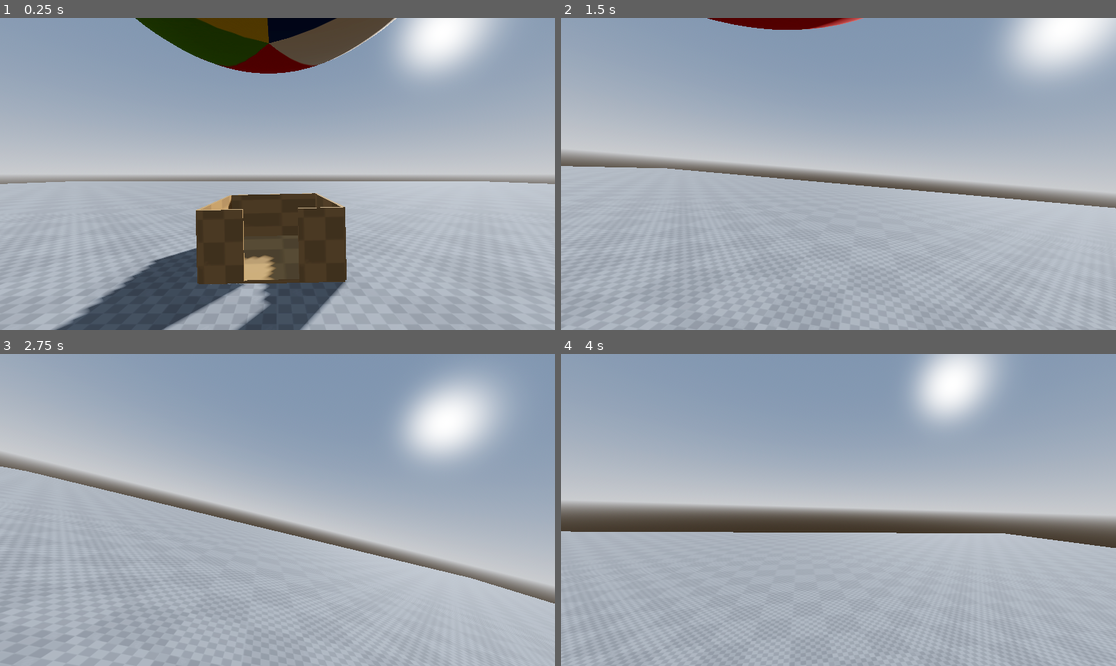
Above: before the commit, frames 1-4 (two rows, left to right).
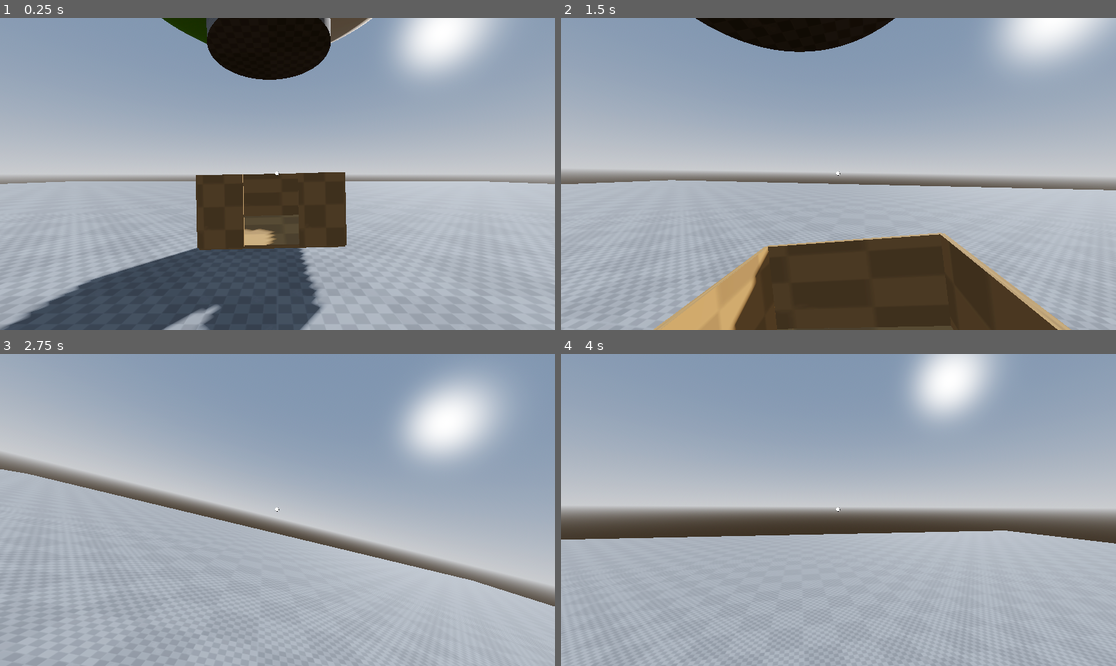
Above: after the commit, the same moments.

Repository: MagmaC4/Envelope
Game: Godot game, scene res://Scenes/master.tscn
Same seed, same stepped clock (60 frames per second), same inputs: the game is played once before the commit and once after it.
Inputs (mouse positions are in pixels of both pictures, inside the frame that each line leads up to):
- Up to frame 1 (0.25 s): no input
- Up to frame 2 (1.5 s): move the mouse to (866, 174) at 0.52 s; press the mouse at (866, 174) at 0.53 s; hold W (move_forward) from 0.53 s (still down); tap Space (move_jump) at 0.77 s; move the mouse to (810, 174) at 1.27 s; release the mouse at (810, 174) at 1.28 s; click (810, 174) at 1.35 s
- Up to frame 3 (2.75 s): keep holding W (move_forward); tap Space (move_jump) at 1.52 s; move the mouse to (288, 503) at 2.02 s; hold Shift (sprint) from 2.03 s (still down); click (288, 503) at 2.3 s
- Up to frame 4 (4 s): keep holding W (move_forward); move the mouse to (832, 516) at 2.77 s; release Shift (sprint) at 2.78 s; click (832, 516) at 2.85 s; tap Space (move_jump) at 3.02, 3.77 s; move the mouse to (877, 513) at 3.52 s; press the mouse at (877, 513) at 3.53 s

The runs differ from the first frame. In frame 1, 14% of the frame differs, in the area x 0-72%, y 0-100%; in frame 2, 26%, in the area x 0-100%, y 0-100%; in frame 3, 1.6%; in frame 4, 4.3%.

Commit message:
Add crosshair and rudimentary crank

Diff:
--- a/Scenes/balloon_vehicle.tscn
+++ b/Scenes/balloon_vehicle.tscn
@@ -3,6 +3,10 @@
 [ext_resource type="Material" uid="uid://cp4f1k41unanv" path="res://Assets/Materials/test_grid_brown.tres" id="1_7b8gh"]
 [ext_resource type="Script" uid="uid://5ypa5onyceiy" path="res://Scripts/balloon_vehicle.gd" id="1_h2duu"]
 [ext_resource type="Texture2D" uid="uid://cg1ta2cg0d528" path="res://Assets/Materials/balloon_1.jpeg" id="2_qbobt"]
+[ext_resource type="Texture2D" uid="uid://db5xsek3jdycq" path="res://Assets/Materials/test_grid.png" id="4_5tuot"]
+
+[sub_resource type="BoxShape3D" id="BoxShape3D_qbobt"]
+size = Vector3(1.8789711, 3.1889954, 1.9432068)
 
 [sub_resource type="BoxMesh" id="BoxMesh_wn7uu"]
 material = ExtResource("1_7b8gh")
@@ -33,11 +37,25 @@
 
 [sub_resource type="SphereShape3D" id="SphereShape3D_qbobt"]
 
-[sub_resource type="BoxShape3D" id="BoxShape3D_qbobt"]
-size = Vector3(1.9177399, 2.8164673, 2.017334)
+[sub_resource type="StandardMaterial3D" id="StandardMaterial3D_sgw8h"]
+albedo_color = Color(0.45262197, 0.45262197, 0.45262197, 1)
+albedo_texture = ExtResource("4_5tuot")
+
+[sub_resource type="CylinderMesh" id="CylinderMesh_3nuav"]
+material = SubResource("StandardMaterial3D_sgw8h")
+
+[sub_resource type="BoxShape3D" id="BoxShape3D_gmxq1"]
+size = Vector3(2.048706, 0.4154663, 2.080017)
 
 [node name="BalloonVehicle" type="Node3D" unique_id=58244521 groups=["Vehicle"]]
 script = ExtResource("1_h2duu")
+
+[node name="CabinTrigger" type="Area3D" parent="." unique_id=504987787]
+metadata/_edit_group_ = true
+
+[node name="CollisionShape3D" type="CollisionShape3D" parent="CabinTrigger" unique_id=1665337693]
+transform = Transform3D(1, 0, 0, 0, 1, 0, 0, 0, 1, -0.00658226, 1.604701, 0.0022125244)
+shape = SubResource("BoxShape3D_qbobt")
 
 [node name="Cabin" type="StaticBody3D" parent="." unique_id=113087274]
 
@@ -99,13 +117,19 @@
 transform = Transform3D(9.734291, 0, 0, 0, 9.734291, 0, 0, 0, 9.734291, 0, 8.776963, 0)
 shape = SubResource("SphereShape3D_qbobt")
 
-[node name="CabinTrigger" type="Area3D" parent="." unique_id=504987787]
-visible = false
-metadata/_edit_group_ = true
+[node name="Burner" type="StaticBody3D" parent="." unique_id=1984842240]
 
-[node name="CollisionShape3D" type="CollisionShape3D" parent="CabinTrigger" unique_id=1665337693]
-transform = Transform3D(1, 0, 0, 0, 1, 0, 0, 0, 1, -0.019798279, 1.418437, 0.008178711)
-shape = SubResource("BoxShape3D_qbobt")
+[node name="MeshInstance3D" type="MeshInstance3D" parent="Burner" unique_id=1144893484]
+transform = Transform3D(2.2085514, 0, 0, 0, 0.16790104, 0, 0, 0, 2.2085514, 0, 3.4318733, 0)
+mesh = SubResource("CylinderMesh_3nuav")
+
+[node name="CollisionShape3D" type="CollisionShape3D" parent="Burner" unique_id=530969997]
+transform = Transform3D(1, 0, 0, 0, 1, 0, 0, 0, 1, -0.0005493164, 3.4466743, 0.02432251)
+shape = SubResource("BoxShape3D_gmxq1")
+
+[node name="LeftPropeller" type="StaticBody3D" parent="." unique_id=638508089]
+
+[node name="RightPropeller" type="StaticBody3D" parent="." unique_id=1827879541]
 
 [connection signal="area_entered" from="CabinTrigger" to="." method="_on_cabin_trigger_area_entered"]
 [connection signal="area_exited" from="CabinTrigger" to="." method="_on_cabin_trigger_area_exited"]
--- /dev/null
+++ b/Scenes/crank.tscn
@@ -0,0 +1,22 @@
+[gd_scene format=3 uid="uid://cwvqpd34u8etg"]
+
+[ext_resource type="PackedScene" uid="uid://dt52awidakbkb" path="res://Assets/Models/crank.glb" id="1_vfiox"]
+[ext_resource type="AudioStream" uid="uid://bsr4ao0qybj7r" path="res://Assets/Sound/crank_4.mp3" id="2_wditd"]
+
+[sub_resource type="BoxShape3D" id="BoxShape3D_selfg"]
+size = Vector3(1.8486938, 0.920166, 0.8748169)
+
+[node name="Crank" type="Node3D" unique_id=1887970496 groups=["Crank", "Grabbable"]]
+
+[node name="Area3D" type="Area3D" parent="." unique_id=1337888276 groups=["Crank", "Grabbable"]]
+metadata/_edit_group_ = true
+
+[node name="CollisionShape3D" type="CollisionShape3D" parent="Area3D" unique_id=254676297]
+transform = Transform3D(0.99997705, 0, 0, 0, 0.99997705, 0, 0, 0, 0.99997705, 0.5756054, 0.004272938, -3.0288944)
+shape = SubResource("BoxShape3D_selfg")
+
+[node name="Model" parent="." unique_id=584376246 instance=ExtResource("1_vfiox")]
+
+[node name="AudioStreamPlayer3D" type="AudioStreamPlayer3D" parent="." unique_id=311791073]
+stream = ExtResource("2_wditd")
+parameters/looping = true
--- a/Scenes/master.tscn
+++ b/Scenes/master.tscn
@@ -4,6 +4,7 @@
 [ext_resource type="PackedScene" uid="uid://dkxgf5ykudbxe" path="res://Scenes/player.tscn" id="2_ui57x"]
 [ext_resource type="PackedScene" uid="uid://ymqqkd6ygbrp" path="res://Scenes/player_twin.tscn" id="3_et0fo"]
 [ext_resource type="PackedScene" uid="uid://bexei880yacly" path="res://Scenes/balloon_vehicle.tscn" id="3_ui57x"]
+[ext_resource type="PackedScene" uid="uid://cwvqpd34u8etg" path="res://Scenes/crank.tscn" id="5_et0fo"]
 
 [sub_resource type="ProceduralSkyMaterial" id="ProceduralSkyMaterial_dla66"]
 sky_horizon_color = Color(0.66224277, 0.6717428, 0.6867428, 1)
@@ -24,6 +25,9 @@
 [sub_resource type="ConcavePolygonShape3D" id="ConcavePolygonShape3D_et0fo"]
 data = PackedVector3Array(1, 0, 1, -1, 0, 1, 1, 0, -1, -1, 0, 1, -1, 0, -1, 1, 0, -1)
 
+[sub_resource type="BoxMesh" id="BoxMesh_et0fo"]
+material = ExtResource("1_dla66")
+
 [node name="Master" type="Node3D" unique_id=925668592]
 
 [node name="WorldEnvironment" type="WorldEnvironment" parent="." unique_id=1096933158]
@@ -40,15 +44,24 @@
 visible = false
 
 [node name="BalloonVehicle" parent="." unique_id=58244521 instance=ExtResource("3_ui57x")]
-transform = Transform3D(1, 0, 0, 0, 1, 0, 0, 0, 1, -0.07545018, 0.025, -3.787043)
+transform = Transform3D(1, 0, 0, 0, 1, 0, 0, 0, 1, -0.07545018, 0.5049819, -3.787043)
 
-[node name="Ground" type="MeshInstance3D" parent="." unique_id=705273356]
+[node name="Environment" type="Node3D" parent="." unique_id=1017786431]
+
+[node name="Ground" type="MeshInstance3D" parent="Environment" unique_id=705273356]
 transform = Transform3D(41.62596, 0, 0, 0, 41.62596, 0, 0, 0, 41.62596, 0, 0, 0)
 mesh = SubResource("PlaneMesh_2xxif")
 metadata/_edit_group_ = true
 metadata/_edit_lock_ = true
 
-[node name="StaticBody3D" type="StaticBody3D" parent="Ground" unique_id=1139955677]
+[node name="StaticBody3D" type="StaticBody3D" parent="Environment/Ground" unique_id=1139955677]
 
-[node name="CollisionShape3D" type="CollisionShape3D" parent="Ground/StaticBody3D" unique_id=1347175671]
+[node name="CollisionShape3D" type="CollisionShape3D" parent="Environment/Ground/StaticBody3D" unique_id=1347175671]
 shape = SubResource("ConcavePolygonShape3D_et0fo")
+
+[node name="Box" type="MeshInstance3D" parent="Environment" unique_id=1569352948]
+transform = Transform3D(3.6584747, 0, 0, 0, 3.6584747, 0, 0, 0, 3.6584747, -14.277925, 1.8381014, -5.363006)
+mesh = SubResource("BoxMesh_et0fo")
+
+[node name="Crank" parent="Environment" unique_id=1887970496 instance=ExtResource("5_et0fo")]
+transform = Transform3D(0.31617248, 0, 0, 0, 0.31617248, 0, 0, 0, 0.31617248, -12.229397, 1.9744546, -5.3874636)
--- a/Scenes/player.tscn
+++ b/Scenes/player.tscn
@@ -1,7 +1,9 @@
 [gd_scene format=3 uid="uid://dkxgf5ykudbxe"]
 
-[ext_resource type="Script" uid="uid://b17vxcw4ug5jq" path="res://Scripts/player_movement.gd" id="1_v0iea"]
+[ext_resource type="Script" uid="uid://b17vxcw4ug5jq" path="res://Scripts/player.gd" id="1_v0iea"]
 [ext_resource type="Script" uid="uid://4w1m8h5kodfe" path="res://Scripts/camera_control.gd" id="2_cvnsp"]
+[ext_resource type="Texture2D" uid="uid://c74uk0ertlwob" path="res://Assets/UI_Textures/grab_1.png" id="3_6t5aa"]
+[ext_resource type="Texture2D" uid="uid://cvg3wd3ovah1x" path="res://Assets/UI_Textures/crosshair.png" id="3_vgqql"]
 
 [sub_resource type="CapsuleMesh" id="CapsuleMesh_f60y1"]
 
@@ -14,8 +16,54 @@
 transform = Transform3D(1, 0, 0, 0, 1, 0, 0, 0, 1, 0, 0.5, 0)
 script = ExtResource("2_cvnsp")
 
+[node name="RayCast3D" type="RayCast3D" parent="Camera3D" unique_id=885855428]
+target_position = Vector3(0, 0, -3)
+collide_with_areas = true
+collide_with_bodies = false
+
 [node name="MeshInstance3D" type="MeshInstance3D" parent="." unique_id=1771865676]
 mesh = SubResource("CapsuleMesh_f60y1")
 
 [node name="CollisionShape3D" type="CollisionShape3D" parent="." unique_id=1217961235]
 shape = SubResource("CapsuleShape3D_v0iea")
+
+[node name="UI" type="Control" parent="." unique_id=1030611202]
+layout_mode = 3
+anchors_preset = 15
+anchor_right = 1.0
+anchor_bottom = 1.0
+grow_horizontal = 2
+grow_vertical = 2
+
+[node name="CrosshairMain" type="TextureRect" parent="UI" unique_id=1083045652]
+layout_mode = 1
+anchors_preset = 8
+anchor_left = 0.5
+anchor_top = 0.5
+anchor_right = 0.5
+anchor_bottom = 0.5
+offset_left = -5.0
+offset_top = -5.0
+offset_right = 3.0
+offset_bottom = 3.0
+grow_horizontal = 2
+grow_vertical = 2
+texture = ExtResource("3_vgqql")
+expand_mode = 1
+
+[node name="CrosshairGrab" type="TextureRect" parent="UI" unique_id=1112811633]
+visible = false
+layout_mode = 1
+anchors_preset = 8
+anchor_left = 0.5
+anchor_top = 0.5
+anchor_right = 0.5
+anchor_bottom = 0.5
+offset_left = -10.0
+offset_top = -10.0
+offset_right = 10.0
+offset_bottom = 10.0
+grow_horizontal = 2
+grow_vertical = 2
+texture = ExtResource("3_6t5aa")
+expand_mode = 1
--- a/Scripts/balloon_vehicle.gd
+++ b/Scripts/balloon_vehicle.gd
@@ -52,4 +52,4 @@
 
 	# Smoothly reset local rotation to zero
 	var tween = create_tween()
-	tween.tween_property(player,"rotation", Vector3.ZERO, 0.5)
+	tween.tween_property(player,"rotation", Vector3.ZERO, 0.5).set_trans(Tween.TRANS_SINE)
--- a/Scripts/camera_control.gd
+++ b/Scripts/camera_control.gd
@@ -22,7 +22,7 @@
 	elif event.is_action_pressed("ui_cancel"):
 		# Unlock mouse to window
 		Input.mouse_mode = Input.MOUSE_MODE_VISIBLE
-	elif event.is_action_pressed("attack"):
+	elif event.is_action_pressed("grab"):
 		# Lock mouse to window
 		Input.mouse_mode = Input.MOUSE_MODE_CAPTURED
 
--- a/Scripts/player_movement.gd
+++ b/Scripts/player.gd
@@ -1,12 +1,57 @@
 extends CharacterBody3D
 
+
+# Interaction
+@onready var ray_cast : RayCast3D = $Camera3D/RayCast3D
+@onready var crosshair_main : TextureRect = $UI/CrosshairMain
+@onready var crosshair_grab : TextureRect = $UI/CrosshairGrab
+var is_cranking := false
+var crank : Node3D
+
+
+# Movement
+@onready var camera : Camera3D = $Camera3D
 var SPEED = 3.5
 const JUMP_VELOCITY = 4.5
-@onready var camera : Camera3D = $Camera3D
+
 
 func _physics_process(delta: float) -> void:
-	# Player movement
 	handle_movement(delta)
+	handle_raycast()
+	if is_cranking:
+		handle_crank()
+
+func handle_raycast() -> void:
+	var col = ray_cast.get_collider()
+
+	# Change crosshair if item is grabbable
+	if col and col.is_in_group("Grabbable"):
+		crosshair_main.visible = false
+		crosshair_grab.visible = true
+	else:
+		crosshair_main.visible = true
+		crosshair_grab.visible = false
+
+	# Check if player is looking at crank
+	if col and col.is_in_group("Crank"):
+		# Enable cranking state
+		if Input.is_action_pressed("grab"):
+			crank = col.get_parent()
+			is_cranking = true
+
+func handle_crank():
+	# Rotate crank
+	crank.rotate_x(0.1)
+
+	# Play crank audio
+	var audio : AudioStreamPlayer3D = crank.get_node("AudioStreamPlayer3D")
+	if not audio.playing:
+		audio.play()
+
+	# Stop cranking when player releases grab
+	if Input.is_action_just_released("grab"):
+		is_cranking = false
+		audio.stop()
 
 func handle_movement(delta):
 	# Add the gravity.
--- a/project.godot
+++ b/project.godot
@@ -19,6 +19,9 @@
 
 Player=""
 PlayerTwin=""
+Crank=""
+Grabbable=""
+Vehicle=""
 
 [input]
 
@@ -56,7 +59,7 @@
 "events": [Object(InputEventKey,"resource_local_to_scene":false,"resource_name":"","device":-1,"window_id":0,"alt_press …(195 unchanged characters)…
 ]
 }
-attack={
+grab={
 "deadzone": 0.2,
 "events": [Object(InputEventMouseButton,"resource_local_to_scene":false,"resource_name":"","device":-1,"window_id":0,"a …(253 unchanged characters)…
 ]
Binary file added: Assets/Models/crank.glb
Not shown, added: Assets/Models/crank.glb.import
Binary file added: Assets/Models/crank_Crank Texture.png
Not shown, added: Assets/Models/crank_Crank Texture.png.import
Not shown, added: Assets/Sound/crank_1.mp3.import
Not shown, added: Assets/Sound/crank_2.mp3.import
Not shown, added: Assets/Sound/crank_3.mp3.import
Not shown, added: Assets/Sound/crank_4.mp3.import
Binary file added: Assets/UI_Textures/crosshair.png
Not shown, added: Assets/UI_Textures/crosshair.png.import
Binary file added: Assets/UI_Textures/grab_1.png
Not shown, added: Assets/UI_Textures/grab_1.png.import
(and 7 more such lines)
